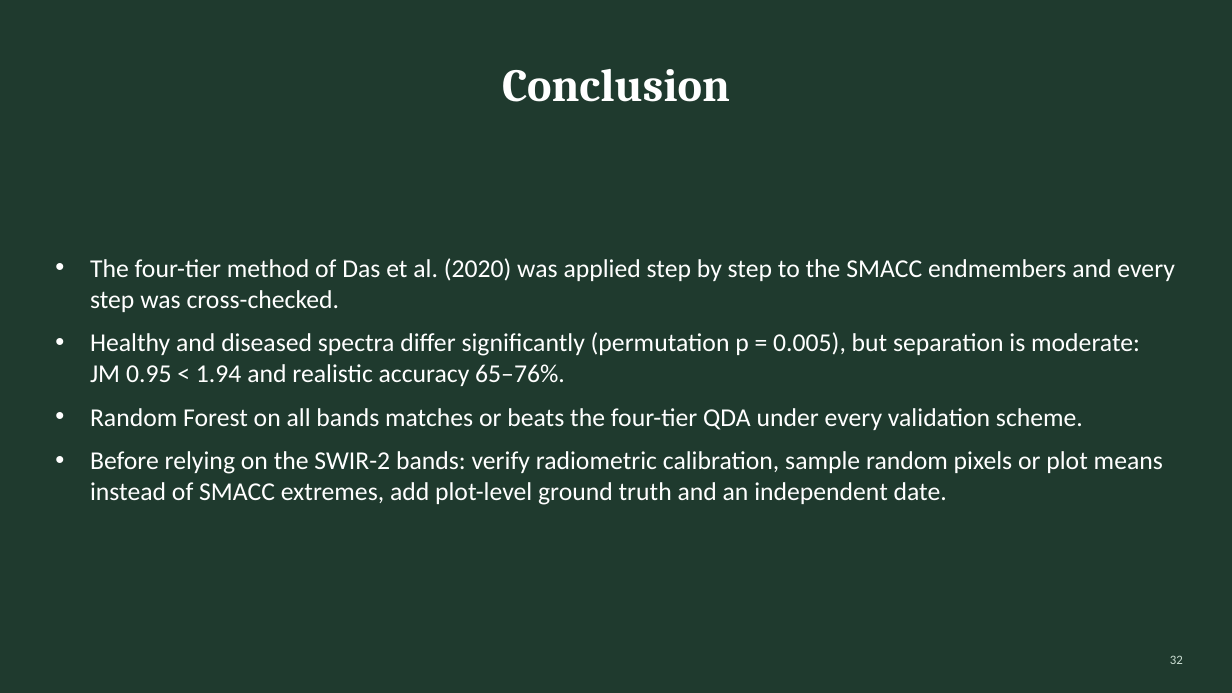
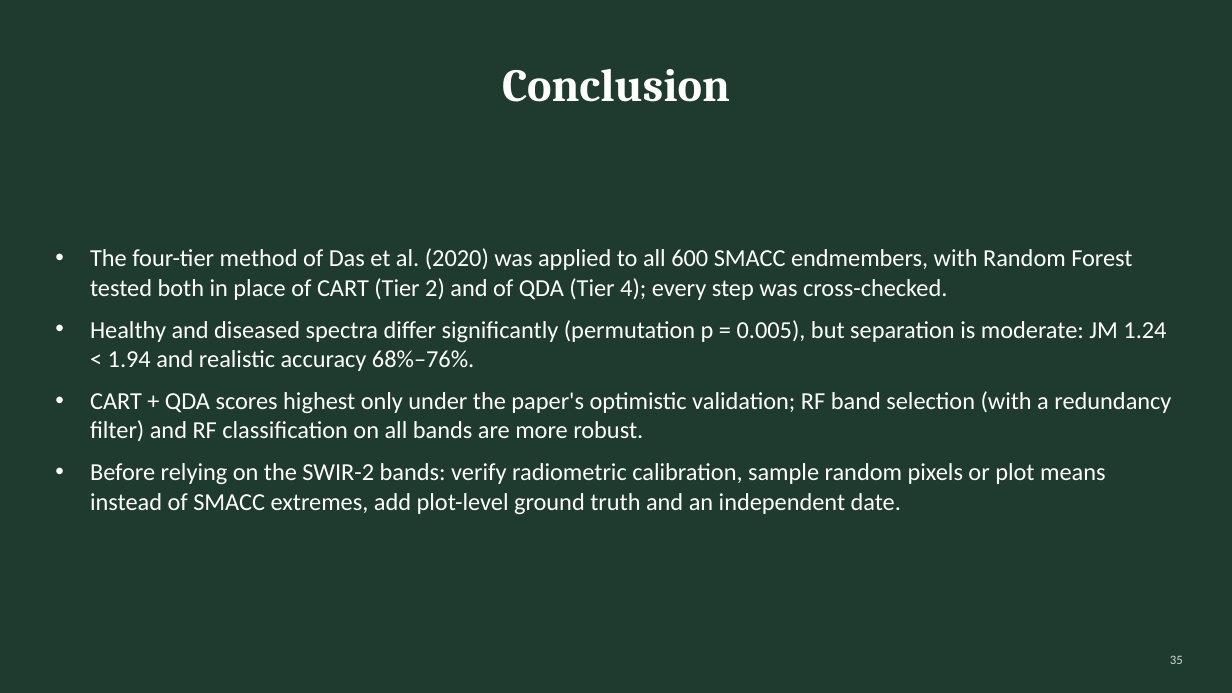
Before and after one commit to animesh809359-afk/sonu, a slide deck: slide 35 of hyperspectral_smacc/four_tier_analysis/Four_Tier_Analysis.pptx (slide 32 before the commit). Drawn at 1232x693 pixels with LibreOffice and Linux fonts; fonts in the diff are those of the drawing. Boxes give left, top, right and bottom in pixels: in the first picture for what was removed or moved away, otherwise in the second. Text is boxed around its words. In the diff, an @@ line names an element or a change of style, - is before the commit and + after.

```diff
--- a/hyperspectral_smacc/four_tier_analysis/Four_Tier_Analysis.pptx
+++ b/hyperspectral_smacc/four_tier_analysis/Four_Tier_Analysis.pptx
@@ text at box(90, 248, 1171, 441): text changed; size 20 to 19 pt @@
-• The four-tier method of Das et al. (2020) was applied step by step to the SMACC endmembers and every step was cross-checked.
-• Healthy and diseased spectra differ significantly (permutation p = 0.005), but separation is moderate: JM 0.95 < 1.94 and realistic accuracy 65–76%.
-• Random Forest on all bands matches or beats the four-tier QDA under every validation scheme.
+• The four-tier method of Das et al. (2020) was applied to all 600 SMACC endmembers, with Random Forest tested both in place of CART (Tier 2) and of QDA (Tier 4); every step was cross-checked.
+• Healthy and diseased spectra differ significantly (permutation p = 0.005), but separation is moderate: JM 1.24 < 1.94 and realistic accuracy 68%–76%.
+• CART + QDA scores highest only under the paper's optimistic validation; RF band selection (with a redundancy filter) and RF classification on all bands are more robust.
@@ text at box(90, 463, 1105, 514): size 20 to 19 pt in "Before relying on the SWIR-2 bands: verify ..." @@
@@ page number at box(1170, 655, 1183, 664): text changed @@
-32
+35
```
Also in this commit, not shown: 21 other slides changed, 5 slides added, 1 slide removed, 18 other files.
